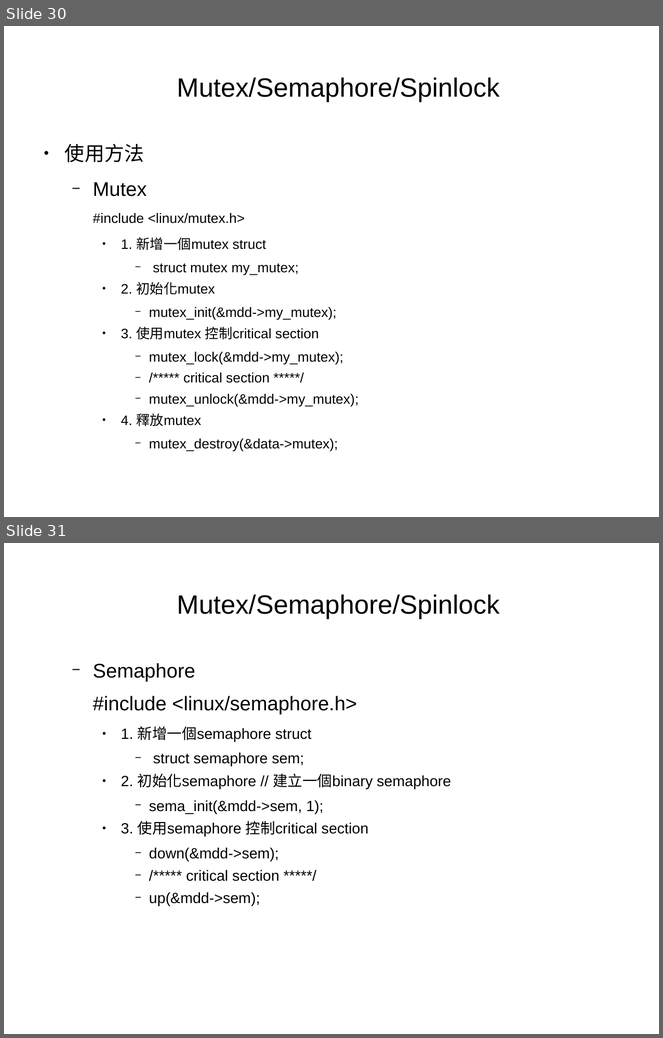
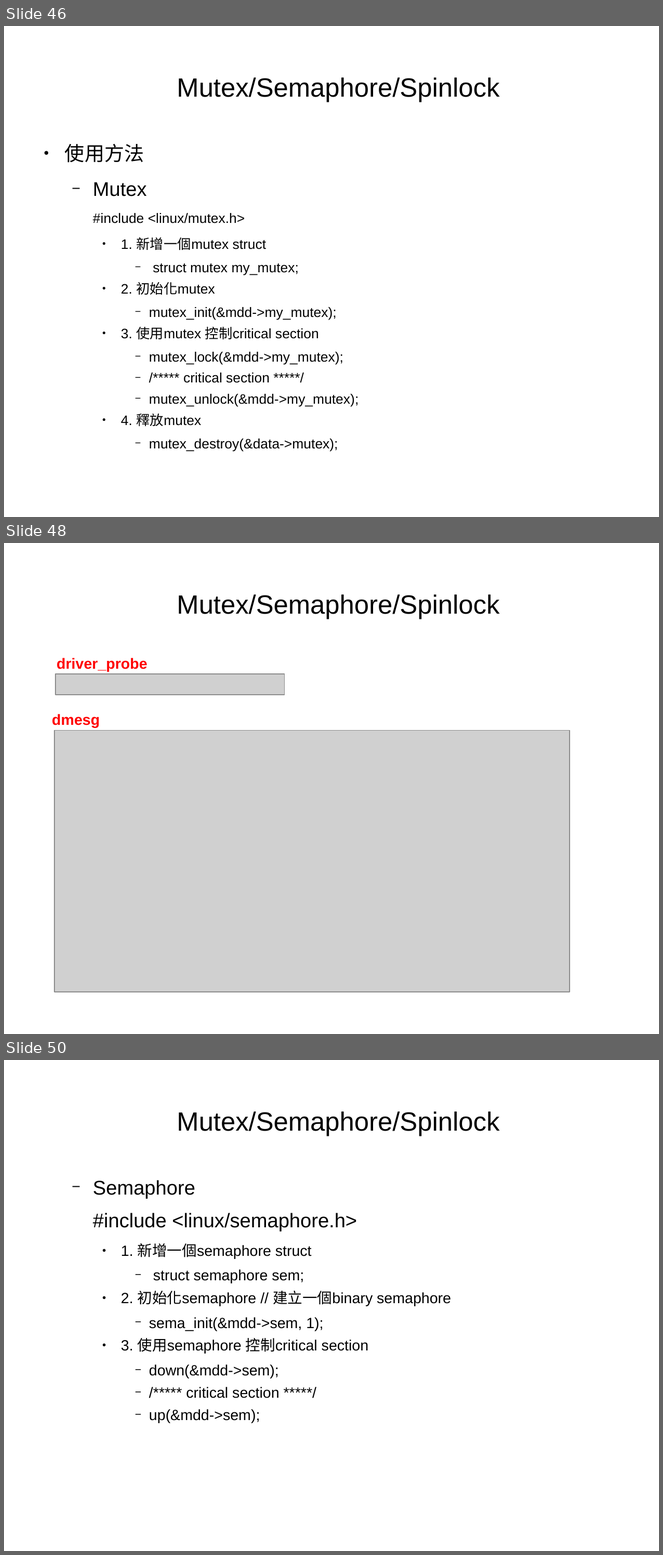
Before and after one commit to moumoon1203/linux_study, a slide deck: linux_study.odp. Shown one above the other, each under a label of ours: slides 30 and 31 before the commit, slides 46, 48 and 50 after it; the slides between them are not shown. The pictures are 663x1038 and 663x1555 pixels, drawn with LibreOffice and Linux fonts; fonts in the diff are those of the drawing; grey boxes stand for pictures. Boxes give left, top, right and bottom in pixels: in the first picture for what was removed or moved away, otherwise in the second. Text is boxed around its words. In the diff, an @@ line names an element or a change of style, - is before the commit and + after.

```diff
--- a/linux_study.odp
+++ b/linux_study.odp
@@ slide 48 added at [4, 543, 659, 1034], background #FFFFFF @@
@@ title added at [177, 594, 500, 619], 32 pt, text #000000 @@
+Mutex/Semaphore/Spinlock
@@ text added at [57, 658, 147, 672], 18 pt, text #FF0000, bold @@
+driver_probe
@@ picture added at [55, 674, 285, 695] @@
@@ text added at [52, 714, 100, 728], 18 pt, text #FF0000, bold @@
+dmesg
@@ picture added at [54, 731, 570, 992] @@
@@ what was slide 30 is now slide 46 @@
@@ what was slide 31 is now slide 50 @@
```
Also in this commit, not shown: 6 slides changed, 25 other slides added, 3 other files.
